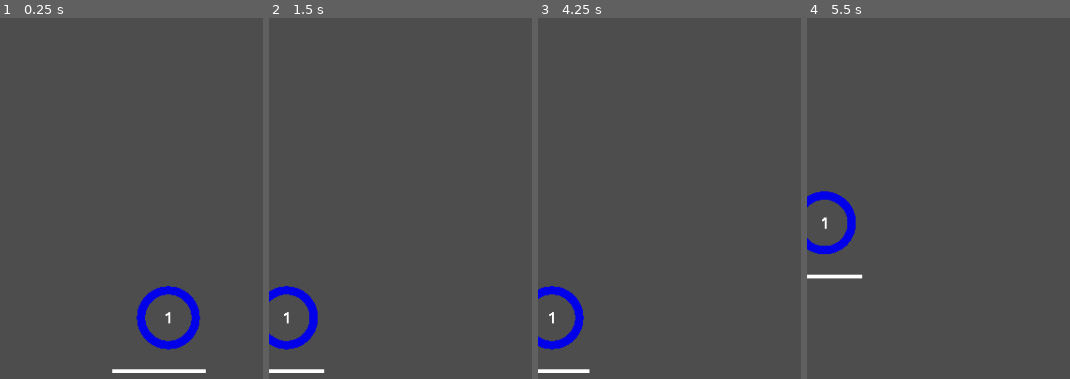
Above: before the commit, frames 1-4 (left to right).
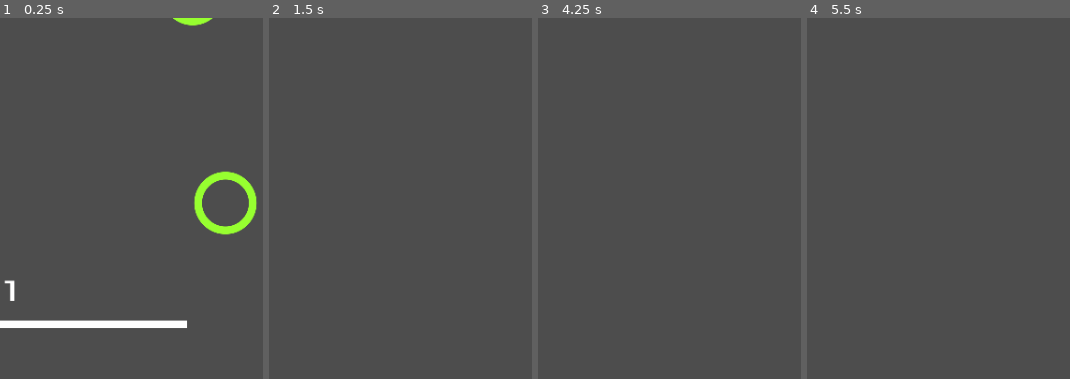
Above: after the commit, the same moments.

Repository: jrenato/circle_jump
Game: Godot game, scene res://Tests/progression_tester.tscn
Two runs of this game, one before a commit and one after it. Both use one fixed random seed, a clock stepped at 60 frames per second and the inputs below. This scene is started directly instead of the project's main scene. Sound files missing from this copy of the repository are replaced by a short silence.
Inputs (mouse positions are in pixels of both pictures, inside the frame that each line leads up to):
- Up to frame 1 (0.25 s): no input
- Up to frame 2 (1.5 s): tap Enter at 0.5 s; move the mouse to (outside the picture) at 0.52 s; hold Right (ui_right) 0.53-1.25 s; hold Ctrl 0.53-1.25 s; click (outside the picture) at 0.67 s; drag from (outside the picture) to (290, 317) at 1.27 s
- Up to frame 3 (4.25 s): tap Space at 2, 3.5 s; move the mouse to (outside the picture) at 2.02 s; hold Right (ui_right) 2.03-2.75 s; tap Z at 2.1 s; tap Enter at 2.75 s; drag from (outside the picture) to (627, 299) at 2.77 s; move the mouse to (outside the picture) at 3.52 s; hold Left (ui_left) from 3.53 s (still down); tap Tab at 3.6 s
- Up to frame 4 (5.5 s): release Left (ui_left) at 4.25 s; drag from (896, 299) to (964, 216) at 4.27 s; tap Enter at 5 s; move the mouse to (outside the picture) at 5.02 s; hold Down (ui_down) from 5.03 s (still down); tap V at 5.1 s; click (outside the picture) at 5.17 s

The runs differ from the first frame. In frame 1, 5.5% of the frame differs, in the area x 0-98%, y 0-99%; in frame 2, 1.5%; in frame 3, 1.3%; in frame 4, 1.5%.
Error before the commit: Invalid call. Nonexistent function 'init' in base 'Area2D (Circle)'. (res://Tests/progression_tester.gd:40)

Commit message:
Fixed progression tester not working

Diff:
--- a/Circle/circle.gd
+++ b/Circle/circle.gd
@@ -56,6 +56,25 @@
 
 	# Randomize the orbit direction
 	rotation_speed *= pow(-1, randi() % 2)
+
+
+func init_circle(circle_position: Vector2, level: int) -> void:
+	position = circle_position
+	radius = 100
+
+	var modes: Array = [MODE.STATIC, MODE.LIMITED]
+	var weights: Array = [10, level-1]
+	mode = modes[Settings.get_weighted_random(weights)]
+
+	var move_chance: float = clamp((level - 10), 0, 9) / 10.0
+	if randf() < move_chance:
+		move_range = max(25, 100 * randf_range(0.75, 1.25) * move_chance) * pow(-1, randi() % 2)
+		move_speed = max(2.5 - ceil(level/5.0) * 0.25, 0.75)
+		start_movement()
+
+	var small_chance = min(0.9, max(0, (level-10) / 20.0))
+	if randf() < small_chance:
+		radius = max(50, radius - level * randf_range(0.75, 1.25))
 
 
 func _process(delta: float) -> void:
--- a/Main/main.gd
+++ b/Main/main.gd
@@ -8,9 +8,8 @@
 		score = value
 		update_score()
 
-var level: int
-
 var jumper: Jumper
+var level: int = 1
 
 @onready var screens: CanvasLayer = %Screens
 @onready var hud: Control = %HUD
@@ -28,7 +27,7 @@
 func new_game() -> void:
 	camera.position = start_position.position
 	spawn_jumper()
-	spawn_circle.call_deferred(true)
+	spawn_circle.call_deferred(start_position.position)
 
 	hud.show_hud()
 	hud.show_message("Go!")
@@ -53,32 +52,17 @@
 	jumper.died.connect(_on_jumper_died)
 
 
-func spawn_circle(first_circle: bool = false) -> void:
+func spawn_circle(circle_position: Variant = null, disable_points: bool = false) -> void:
 	var circle: Circle = circle_scene.instantiate()
 	add_child(circle)
 
-	circle.radius = 100
+	if disable_points:
+		circle.points = 0
 
-	if first_circle:
-		circle.points = 0
-		circle.position = start_position.position
-		circle.mode = circle.MODE.STATIC
-	else:
-		circle.position = jumper.target.position + Vector2(randi_range(-150, 150), randi_range(-500, -400))
+	if not circle_position:
+		circle_position = jumper.target.position + Vector2(randi_range(-150, 150), randi_range(-500, -400))
 
-		var modes: Array = [circle.MODE.STATIC, circle.MODE.LIMITED]
-		var weights: Array = [10, level-1]
-		circle.mode = modes[Settings.get_weighted_random(weights)]
-
-		var move_chance: float = clamp((level - 10), 0, 9) / 10.0
-		if randf() < move_chance:
-			circle.move_range = max(25, 100 * randf_range(0.75, 1.25) * move_chance) * pow(-1, randi() % 2)
-			circle.move_speed = max(2.5 - ceil(level/5.0) * 0.25, 0.75)
-			circle.start_movement()
-
-		var small_chance = min(0.9, max(0, (level-10) / 20.0))
-		if randf() < small_chance:
-			circle.radius = max(50, circle.radius - level * randf_range(0.75, 1.25))
+	circle.init_circle(circle_position)
 
 
 func _on_jumper_captured(target_area: Area2D) -> void:
--- a/Tests/progression_tester.gd
+++ b/Tests/progression_tester.gd
@@ -37,15 +37,18 @@
 		var y = randi_range(-500, -400)
 		_position = last_circle_position + Vector2(x, y)
 	add_child(c)
-	c.init(_position, level)
+	c.init_circle(_position, level)
 	last_circle_position = _position
 
 
 func _draw():
-	var l = 1
+	var level_string: int = 1
 	for pos in level_markers:
-		var s = Vector2(pos.x-480, pos.y-200)
-		var e = Vector2(pos.x-80, pos.y-200)
-		draw_line(s, e, Color(1, 1, 1), 15)
-		#draw_string(font, s - Vector2(0, 50), str(l), Color(1, 1, 1))
-		l += 1
+		var start_position = Vector2(pos.x-480, pos.y-200)
+		var end_position = Vector2(pos.x-80, pos.y-200)
+		draw_line(start_position, end_position, Color(1, 1, 1), 15)
+		draw_string(
+			font, start_position - Vector2(0, 50), str(level_string),
+			HORIZONTAL_ALIGNMENT_LEFT, -1, 64
+		)
+		level_string += 1
--- a/Tests/progression_tester.tscn
+++ b/Tests/progression_tester.tscn
@@ -9,4 +9,4 @@
 
 [node name="Camera2D" type="Camera2D" parent="."]
 position = Vector2(240, 428)
-zoom = Vector2(0.25, 0.25)
+zoom = Vector2(0.5, 0.5)
